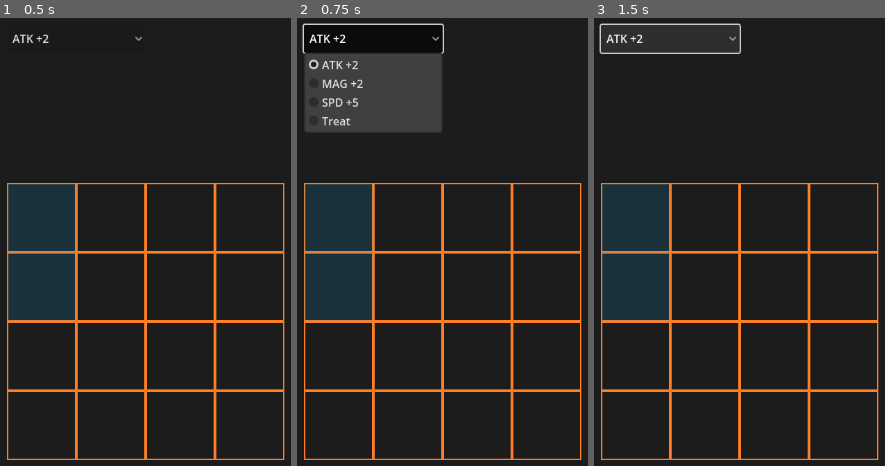
Above: before the commit, frames 1-3 (left to right).
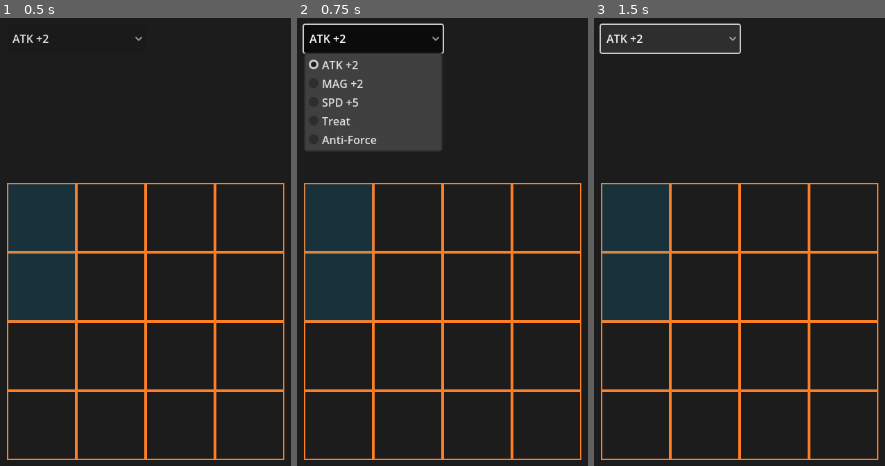
Above: after the commit, the same moments.

Repository: Cyaorn/Inv-System
Game: Godot game, scene res://scenes/inventory.tscn
The game is run twice, just before and just after one commit, with the same random seed, the same clock (stepped at 60 frames per second) and the same inputs.
Inputs:
- Up to frame 1 (0.5 s): no input
- Up to frame 2 (0.75 s): click "ATK +2" at 0.5 s
- Up to frame 3 (1.5 s): click "ATK +2" at 1.25 s

Frame 1 is identical in both runs. In frame 2, 1.7% of the frame differs, in the area x 2-50%, y 25-30%; in frame 3, nothing differs.

Commit message:
updating README + editing Item Data a bit

Diff:
--- a/data/ItemData.json
+++ b/data/ItemData.json
@@ -19,8 +19,14 @@
   },
   "3": {
 	"Name": "Treat",
-	"Type": "Other",
+	"Type": "Command",
 	"Effect": "Treat",
 	"Size": "0,0/0,1/1,1"
+  },
+  "4": {
+	"Name": "Anti-Force",
+	"Type": "Other",
+	"Effect": "Anti",
+	"Size": "0,0/0,1/0,2"
   }
 }
--- a/scripts/DataLoader.gd
+++ b/scripts/DataLoader.gd
@@ -1,13 +1,13 @@
 extends Node
 
 # maps skill type to corresponding tile in atlas
-const skill_type_map := ["Stat", null, null, null, null, null, null, "Other"]
+const skill_type_map := ["Stat", null, null, null, "Other", null, null, "Command"]
 # these are subject to change later
 const ROWS := 4
 const COLS := 4
 
 # item data
-var item_data := {}
+var item_data := {} # might want to use a regular array if the ids are integers
 var item_grid_data := {}
 @onready var item_data_path = "res://data/ItemData.json"
 
Not shown, changed: README.md
